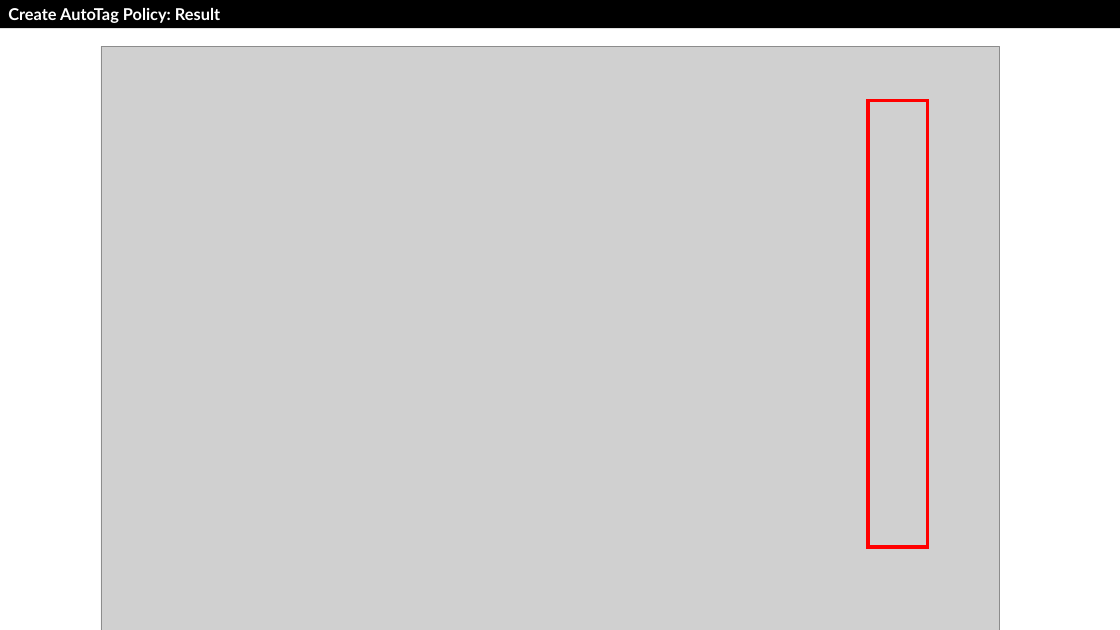
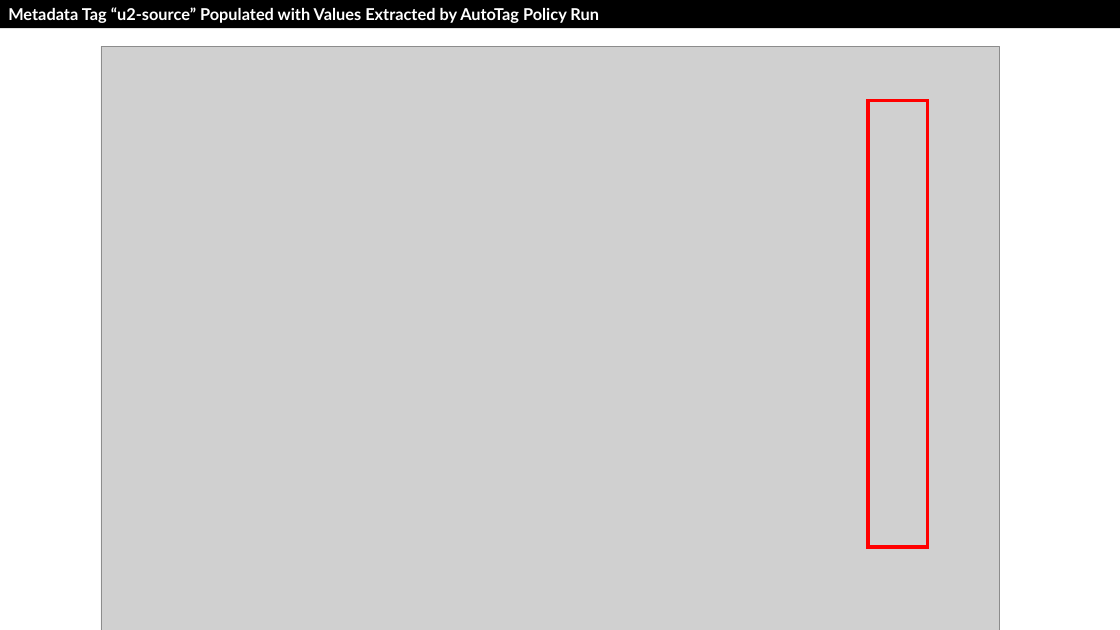
Before and after one commit to drfranknlee/udc-for-image-analytics, a slide deck: slide 8 of scenario1/recording/T101389-Scenario1-v20210921.pptx. Drawn at 1120x630 pixels with LibreOffice and Linux fonts; fonts in the diff are those of the drawing; grey boxes stand for pictures. Boxes give left, top, right and bottom in pixels: in the first picture for what was removed or moved away, otherwise in the second. Text is boxed around its words. In the diff, an @@ line names an element or a change of style, - is before the commit and + after.

```diff
--- a/scenario1/recording/T101389-Scenario1-v20210921.pptx
+++ b/scenario1/recording/T101389-Scenario1-v20210921.pptx
@@ text in rectangle at <box>8,7,599,23</box>: text changed @@
-Create AutoTag Policy: Result
+Metadata Tag “u2-source” Populated with Values Extracted by AutoTag Policy Run
```
Also in this commit, not shown: 9 other slides changed, 16 other files.
